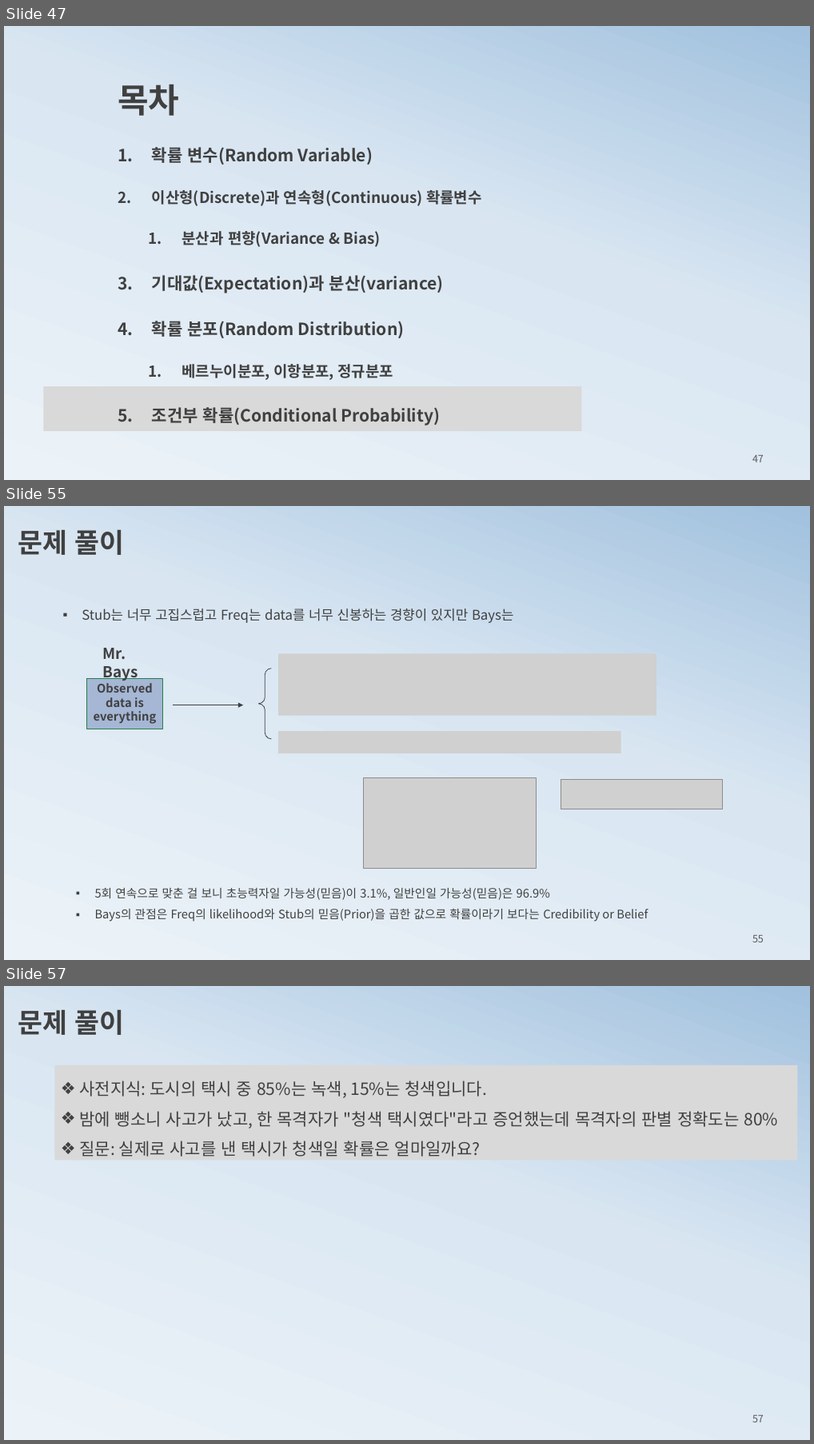
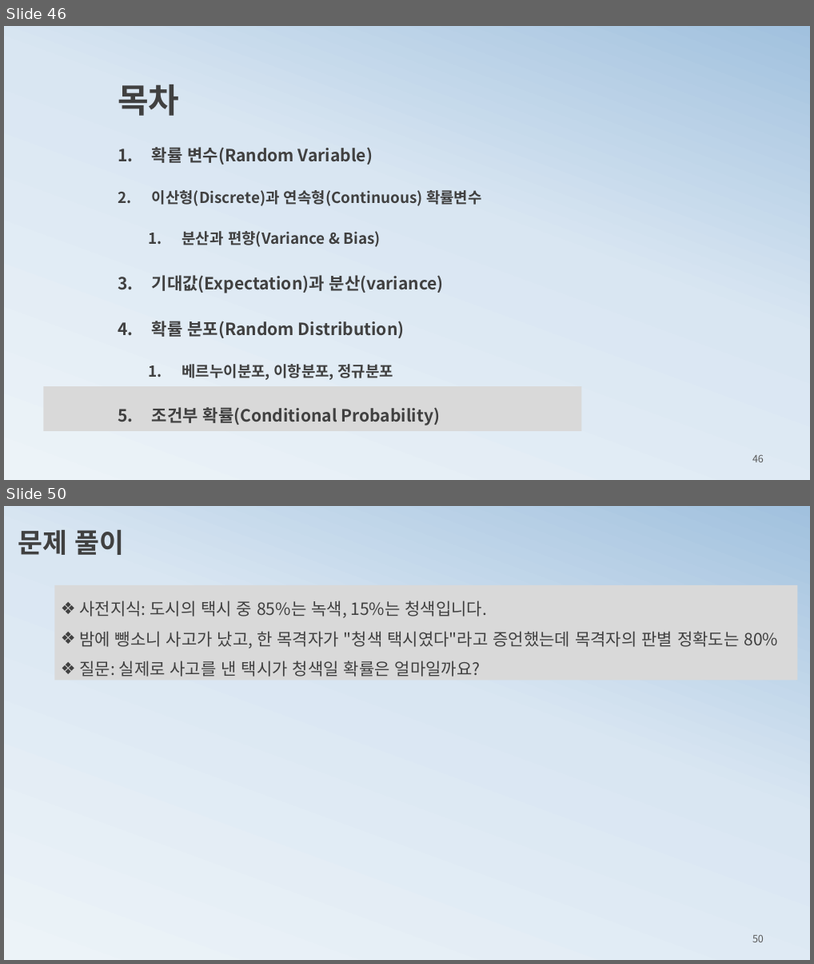
Before and after one commit to ancestor9/mathematics-for-machine-learning, a slide deck: 2_probability theory for machine learning.pptx. Shown one above the other, each under a label of ours: slides 47, 55 and 57 before the commit, slides 46 and 50 after it; the slides between them are not shown. The pictures are 814x1444 and 814x964 pixels, drawn with LibreOffice and Linux fonts; fonts in the diff are those of the drawing; grey boxes stand for pictures. Boxes give left, top, right and bottom in pixels: in the first picture for what was removed or moved away, otherwise in the second. Text is boxed around its words. In the diff, an @@ line names an element or a change of style, - is before the commit and + after.

```diff
--- a/2_probability theory for machine learning.pptx
+++ b/2_probability theory for machine learning.pptx
@@ slide 55 removed at (x1=4, y1=506, x2=810, y2=960), background gradient #ECF3F8 to #D9E6F2 to #A1C1DE @@
@@ text removed at (x1=18, y1=530, x2=124, y2=555) @@
-문제 풀이
@@ text removed at (x1=82, y1=608, x2=514, y2=623) @@
-▪ Stub는 너무 고집스럽고 Freq는 data를 너무 신봉하는 경향이 있지만 Bays는
@@ text removed at (x1=103, y1=648, x2=138, y2=681) @@
-Mr. Bays
@@ left brace removed at (x1=258, y1=668, x2=271, y2=739) @@
@@ picture removed at (x1=278, y1=654, x2=657, y2=716) @@
@@ rectangle removed at (x1=87, y1=679, x2=162, y2=728) @@
-Observed data is everything
@@ arrow removed from (173, 705) to (243, 705) @@
@@ picture removed at (x1=278, y1=731, x2=622, y2=753) @@
@@ picture removed at (x1=364, y1=778, x2=536, y2=868) @@
@@ picture removed at (x1=561, y1=780, x2=722, y2=809) @@
@@ text removed at (x1=95, y1=888, x2=648, y2=921) @@
-▪ 5회 연속으로 맞춘 걸 보니 초능력자일 가능성(믿음)이 3.1%, 일반인일 가능성(믿음)은 96.9%
-▪ Bays의 관점은 Freq의 likelihood와 Stub의 믿음(Prior)을 곱한 값으로 확률이라기 보다는 Credibility or Belief
@@ page number removed at (x1=753, y1=935, x2=764, y2=942) @@
-55
@@ what was slide 47 is now slide 46 @@
@@ page number at (x1=753, y1=454, x2=764, y2=462): text changed @@
-47
+46
@@ what was slide 57 is now slide 50 @@
@@ page number at (x1=753, y1=934, x2=764, y2=942): text changed @@
-57
+50
```
Also in this commit, not shown: 4 slides changed, 3 slides added, 11 other slides removed, 1 other file.
